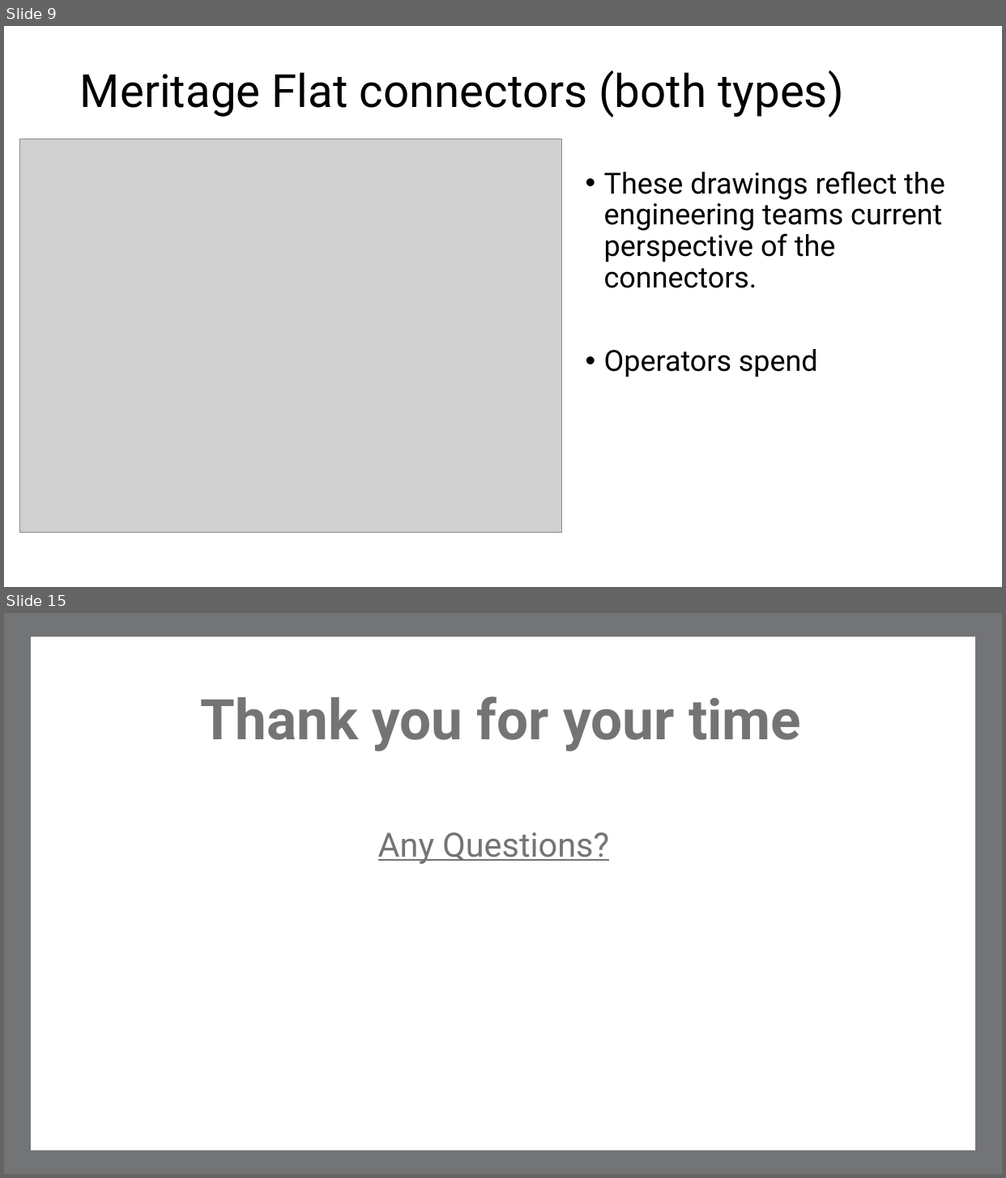
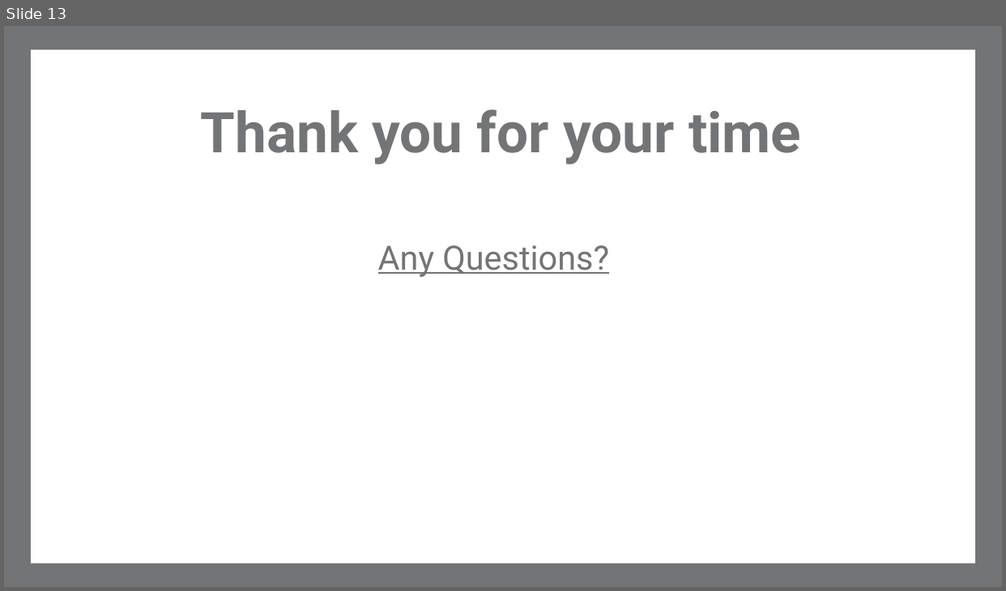
Before and after one commit to macokeefe/claude-code-system, a slide deck: standard-work/standalone/Meritage_Engineering_Improvements.pptx. Shown one above the other, each under a label of ours: slides 9 and 15 before the commit, slide 13 after it; the slides between them are not shown. The pictures are 1006x1178 and 1006x591 pixels, drawn with LibreOffice and Linux fonts; fonts in the diff are those of the drawing; grey boxes stand for pictures; background and template pictures are left out. Boxes give left, top, right and bottom in pixels: in the first picture for what was removed or moved away, otherwise in the second. Text is boxed around its words. In the diff, an @@ line names an element or a change of style, - is before the commit and + after.

```diff
--- a/standard-work/standalone/Meritage_Engineering_Improvements.pptx
+++ b/standard-work/standalone/Meritage_Engineering_Improvements.pptx
@@ slide 9 removed at bbox=[4, 26, 1002, 587], background #FFFFFF @@
@@ title removed at bbox=[80, 71, 844, 118] @@
-Meritage Flat connectors (both types)
@@ picture removed at bbox=[20, 139, 561, 532] @@
@@ text removed at bbox=[604, 171, 945, 378] @@
-• These drawings reflect the engineering teams current perspective of the connectors.
-• Operators spend
@@ what was slide 15 is now slide 13 @@
```
Also in this commit, not shown: 10 slides changed, 2 slides added, 3 other slides removed.
